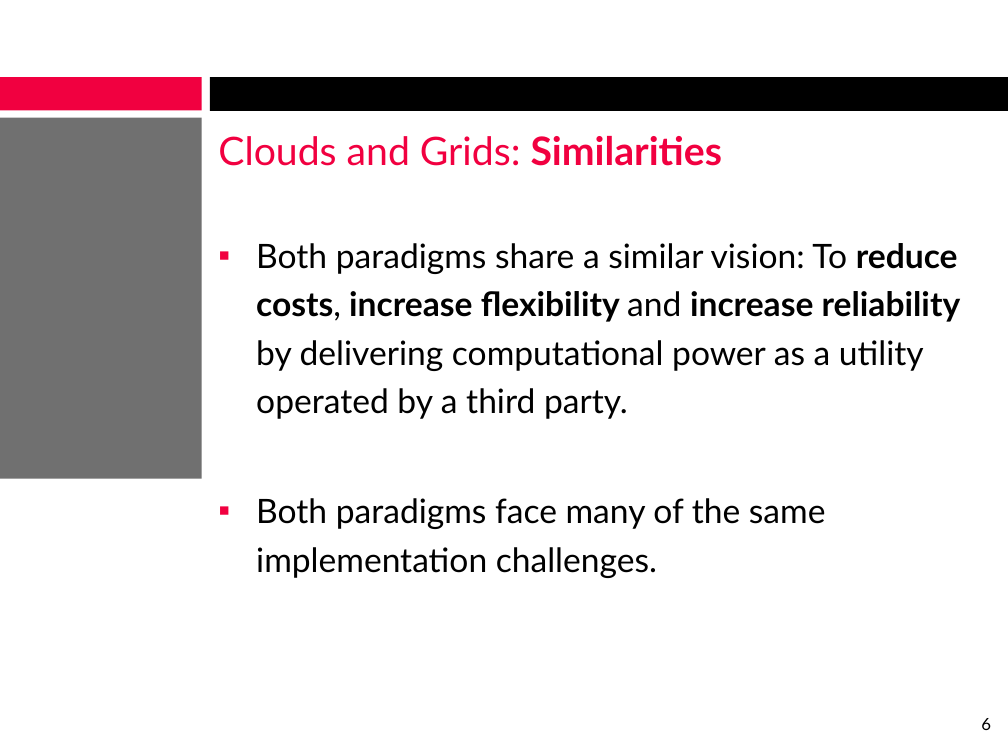
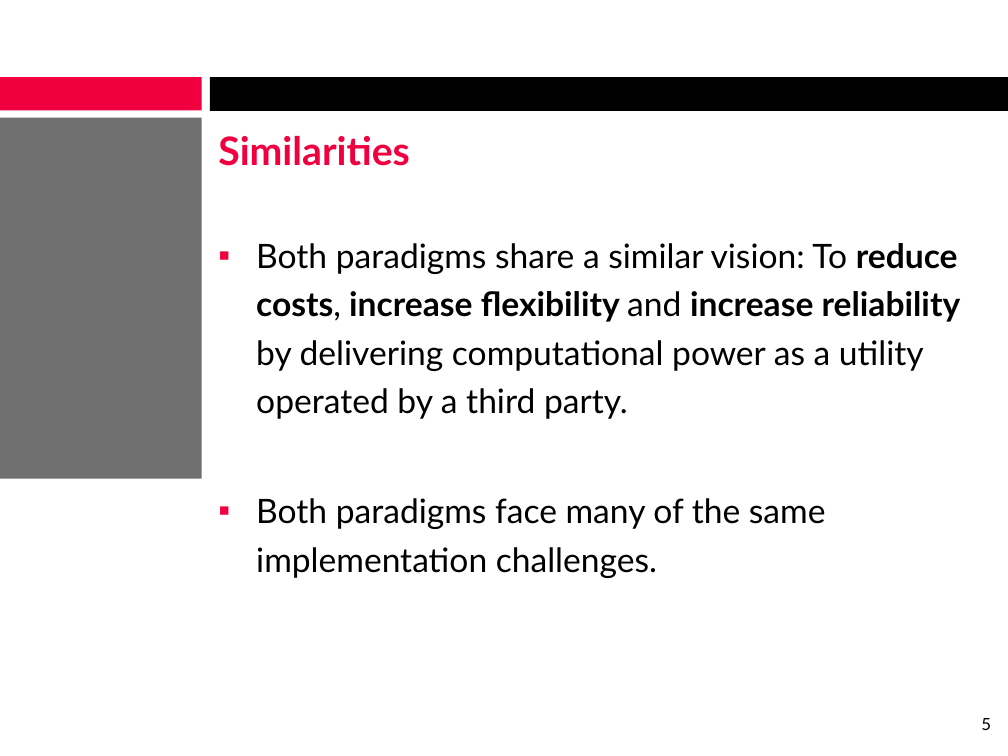
Before and after one commit to alexcraig/Sysc4806-Alarm-System, a slide deck: slide 5 of presentation_slides/Slides_AlexCraig.pptx (slide 6 before the commit). Drawn at 1008x756 pixels with LibreOffice and Linux fonts; fonts in the diff are those of the drawing; background and template pictures are left out. Boxes give left, top, right and bottom in pixels: in the first picture for what was removed or moved away, otherwise in the second. Text is boxed around its words. In the diff, an @@ line names an element or a change of style, - is before the commit and + after.

```diff
--- a/presentation_slides/Slides_AlexCraig.pptx
+++ b/presentation_slides/Slides_AlexCraig.pptx
@@ title at (x1=218, y1=136, x2=410, y2=166): text changed; bold on @@
-Clouds and Grids: Similarities
+Similarities
@@ page number at (x1=981, y1=718, x2=991, y2=730): text changed @@
-6
+5
```
Also in this commit, not shown: 9 other slides changed, 1 slide removed.
